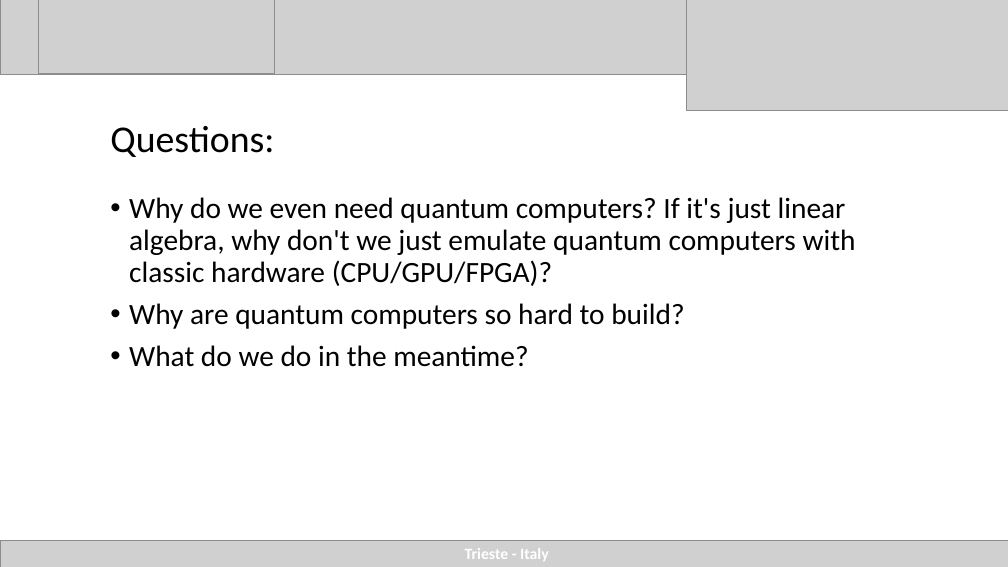
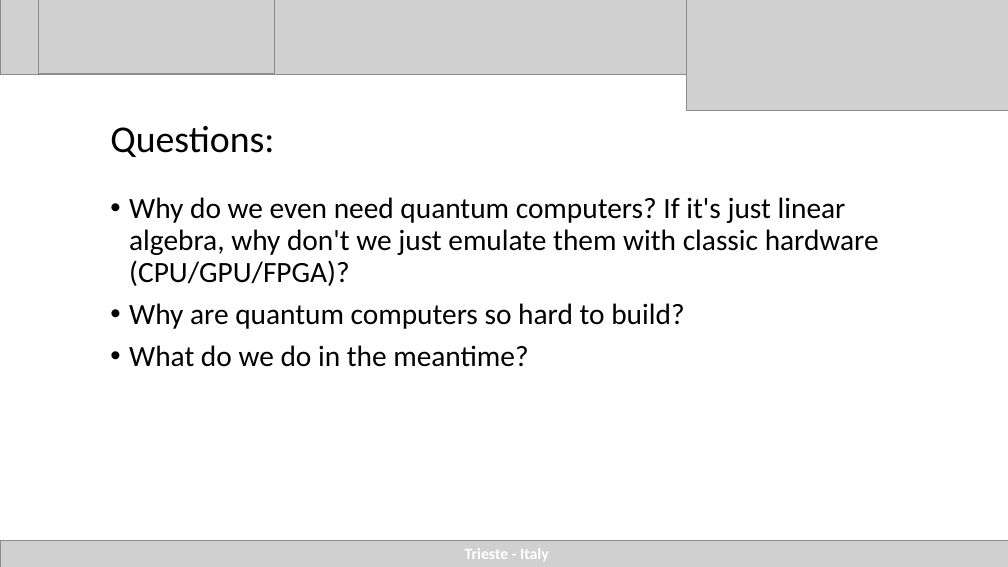
Before and after one commit to agustinsilva447/FPGA, a slide deck: slide 44 of presentacion/presentacion_final/quantum ictp.pptx. Drawn at 1008x567 pixels with LibreOffice and Linux fonts; fonts in the diff are those of the drawing; grey boxes stand for pictures. Boxes give left, top, right and bottom in pixels: in the first picture for what was removed or moved away, otherwise in the second. Text is boxed around its words. In the diff, an @@ line names an element or a change of style, - is before the commit and + after.

Commit message:
quantum ictp

```diff
--- a/presentacion/presentacion_final/quantum ictp.pptx
+++ b/presentacion/presentacion_final/quantum ictp.pptx
@@ text at [129,197,879,286]: text changed @@
-• Why do we even need quantum computers? If it's just linear algebra, why don't we just emulate quantum computers with classic hardware (CPU/GPU/FPGA)?
+• Why do we even need quantum computers? If it's just linear algebra, why don't we just emulate them with classic hardware (CPU/GPU/FPGA)?
```
Also in this commit, not shown: 21 other slides changed, 1 other file.
